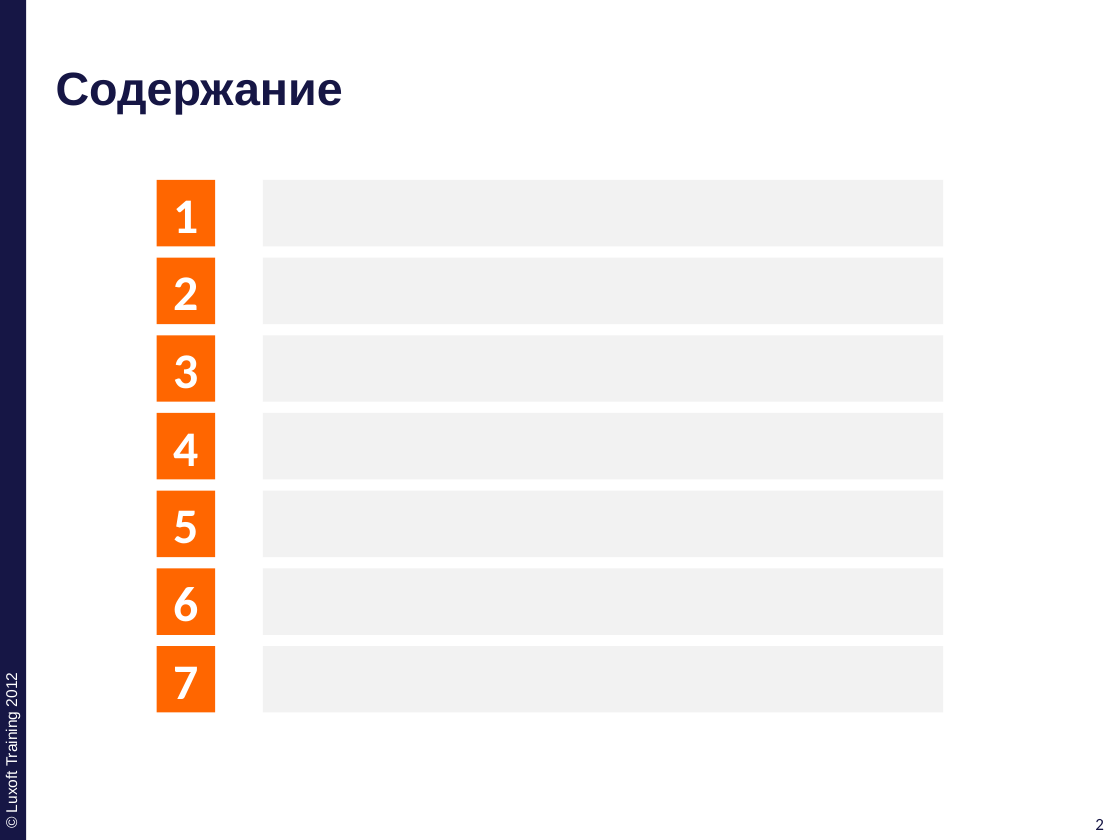
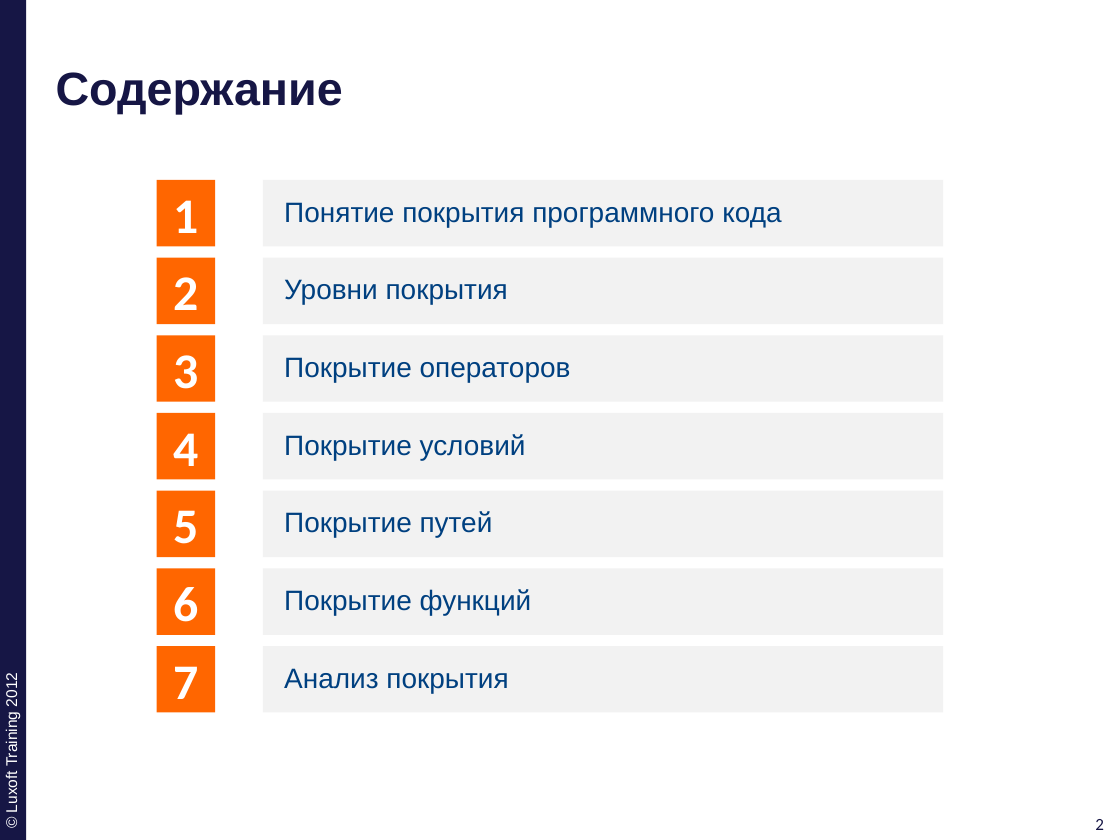
Before and after one commit to ivan-dyachenko/Trainings, a slide deck: slide 2 of Test Driven Development/materials/pptx/3. TDD-Code-Coverage.pptx. Drawn at 1120x840 pixels with LibreOffice and Linux fonts; fonts in the diff are those of the drawing; background and template pictures are left out. Boxes give left, top, right and bottom in pixels: in the first picture for what was removed or moved away, otherwise in the second. Text is boxed around its words. In the diff, an @@ line names an element or a change of style, - is before the commit and + after.

```diff
--- a/Test Driven Development/materials/pptx/3. TDD-Code-Coverage.pptx
+++ b/Test Driven Development/materials/pptx/3. TDD-Code-Coverage.pptx
@@ text in rectangle at bbox=[284, 202, 781, 227]: text added @@
+Понятие покрытия программного кода
@@ text in rectangle at bbox=[284, 279, 508, 304]: text added @@
+Уровни покрытия
@@ text in rectangle at bbox=[284, 357, 571, 382]: text added @@
+Покрытие операторов
@@ text in rectangle at bbox=[284, 434, 526, 460]: text added @@
+Покрытие условий
@@ text in rectangle at bbox=[284, 511, 493, 537]: text added @@
+Покрытие путей
@@ text in rectangle at bbox=[284, 589, 532, 615]: text added @@
+Покрытие функций
@@ text in rectangle at bbox=[284, 668, 508, 693]: text added @@
+Анализ покрытия
```
Also in this commit, not shown: 36 other slides changed.
